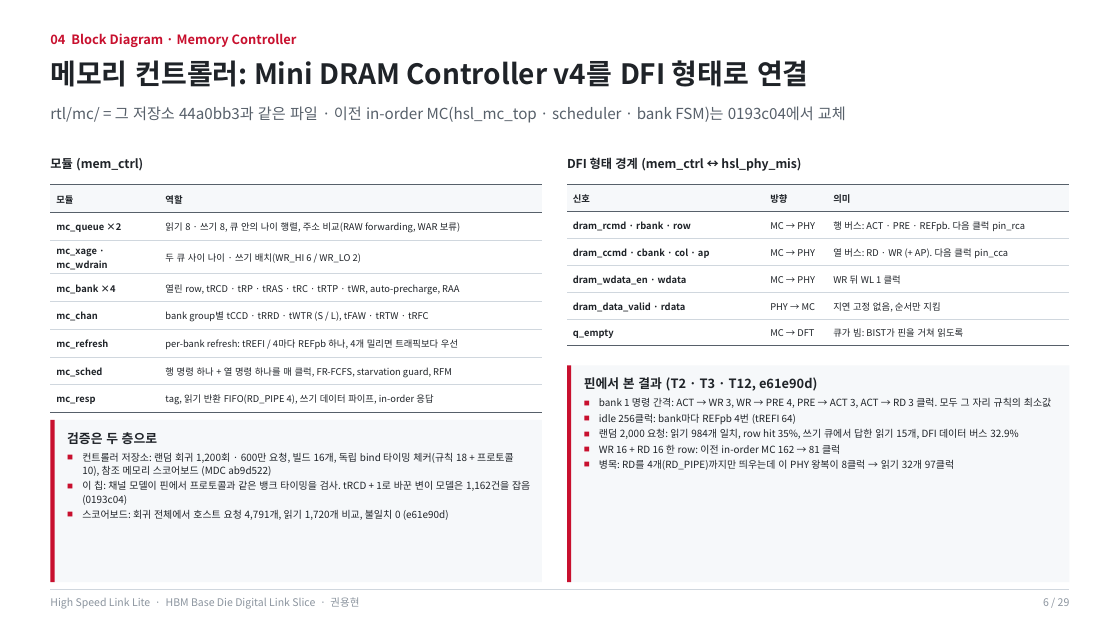
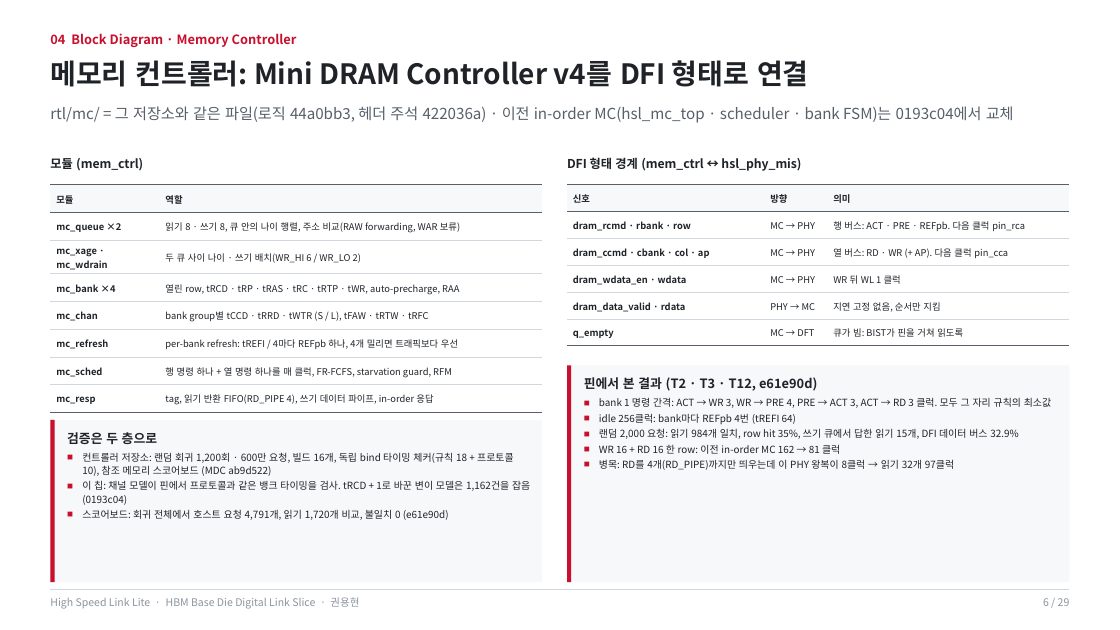
Before and after one commit to yhkwon-git/High_Speed_Link_Lite, a slide deck: slide 6 of portfolio-deck/HighSpeedLinkLite_Portfolio.pptx. Drawn at 1120x630 pixels with LibreOffice and Linux fonts; fonts in the diff are those of the drawing. Boxes give left, top, right and bottom in pixels: in the first picture for what was removed or moved away, otherwise in the second. Text is boxed around its words. In the diff, an @@ line names an element or a change of style, - is before the commit and + after.

```diff
--- a/portfolio-deck/HighSpeedLinkLite_Portfolio.pptx
+++ b/portfolio-deck/HighSpeedLinkLite_Portfolio.pptx
@@ text at (50, 106, 1014, 123): text changed @@
-rtl/mc/ = 그 저장소 44a0bb3과 같은 파일 · 이전 in-order MC(hsl_mc_top · scheduler · bank FSM)는 0193c04에서 교체
+rtl/mc/ = 그 저장소와 같은 파일(로직 44a0bb3, 헤더 주석 422036a) · 이전 in-order MC(hsl_mc_top · scheduler · bank FSM)는 0193c04에서 교체
```
Also in this commit, not shown: 1 other file.
